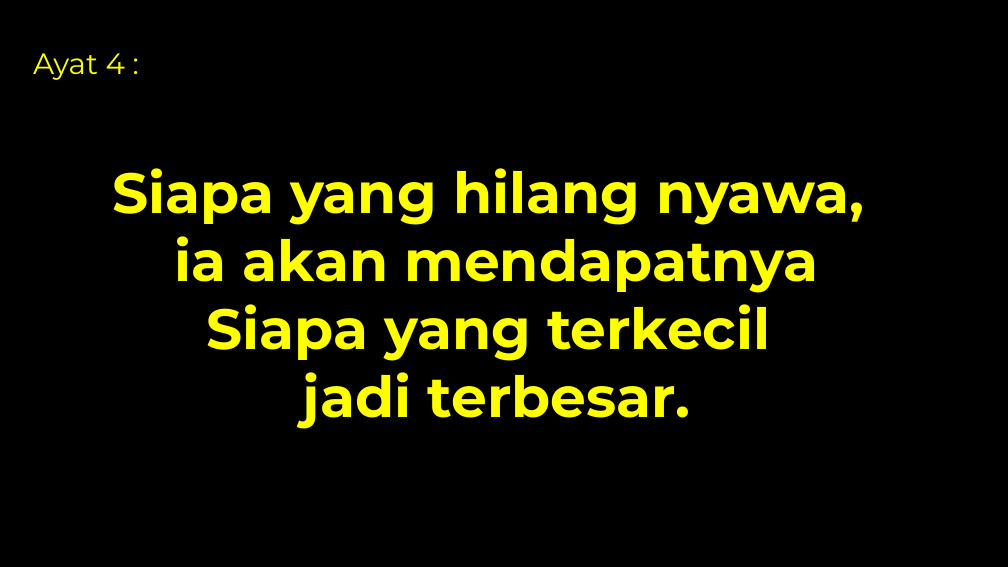
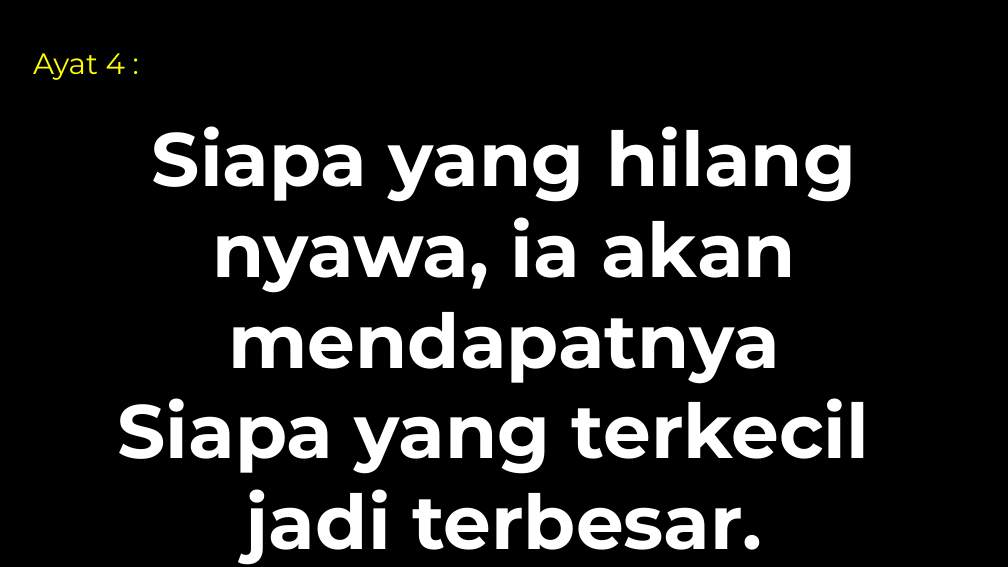
Before and after one commit to laurensius/Slide_Misa_KRC, a slide deck: slide 43 of 2020 11 tanggal 2 Misa Arwah/Slide Misa Arwah.pptx (slide 44 before the commit). Drawn at 1008x567 pixels with LibreOffice and Linux fonts; fonts in the diff are those of the drawing; background and template pictures are left out. Boxes give left, top, right and bottom in pixels: in the first picture for what was removed or moved away, otherwise in the second. Text is boxed around its words. In the diff, an @@ line names an element or a change of style, - is before the commit and + after.

```diff
--- a/2020 11 tanggal 2 Misa Arwah/Slide Misa Arwah.pptx
+++ b/2020 11 tanggal 2 Misa Arwah/Slide Misa Arwah.pptx
@@ text "Siapa yang hilang nyawa, ia ...": place and size @@
-text "Siapa yang hilang nyawa, ia ..." at [112, 168, 864, 429]
+text "Siapa yang hilang nyawa, ia ..." at [117, 126, 869, 565]
@@ text at [152, 126, 856, 384]: text changed; size 54 to 72 pt; text colour #FFFF00 to #FFFFFF @@
-Siapa yang hilang nyawa,
-ia akan mendapatnya
+Siapa yang hilang nyawa, ia akan mendapatnya
@@ text at [117, 398, 869, 565]: size 54 to 72 pt, text colour #FFFF00 to #FFFFFF in "Siapa yang terkecil", "jadi terbesar." @@
```
Also in this commit, not shown: 31 other slides changed, 1 slide added, 2 slides removed, 10 other files.
